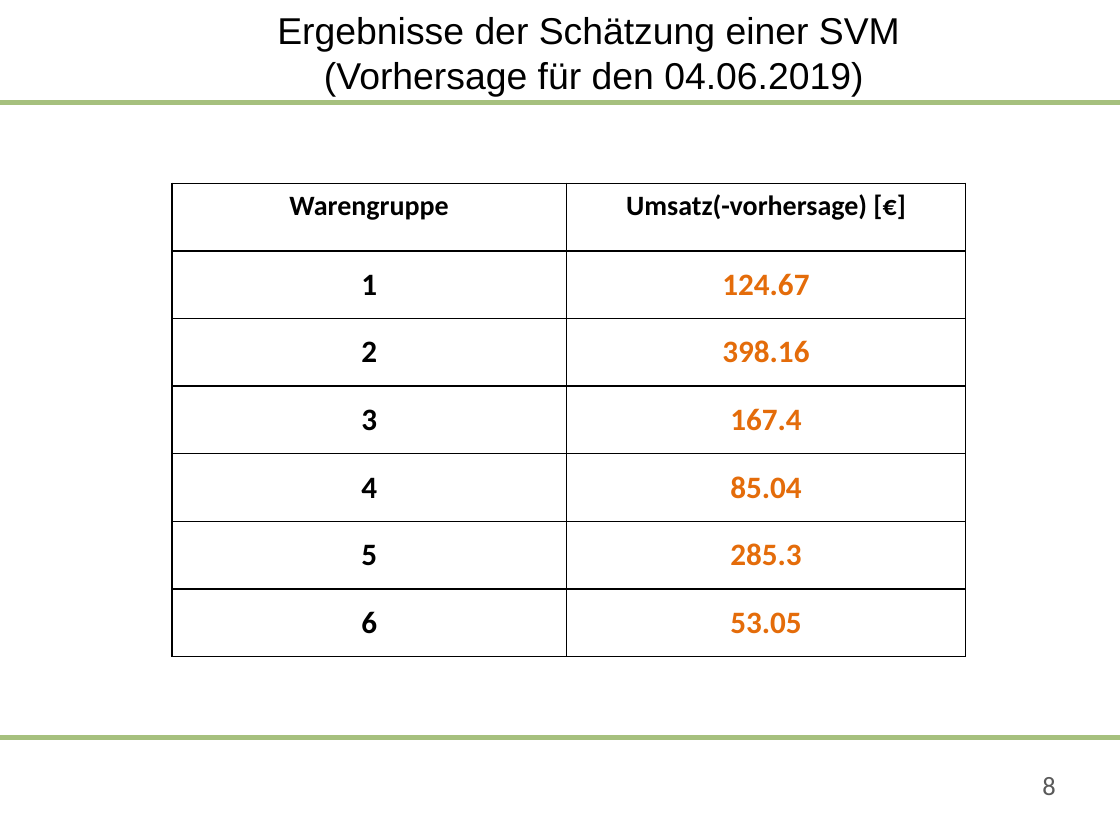
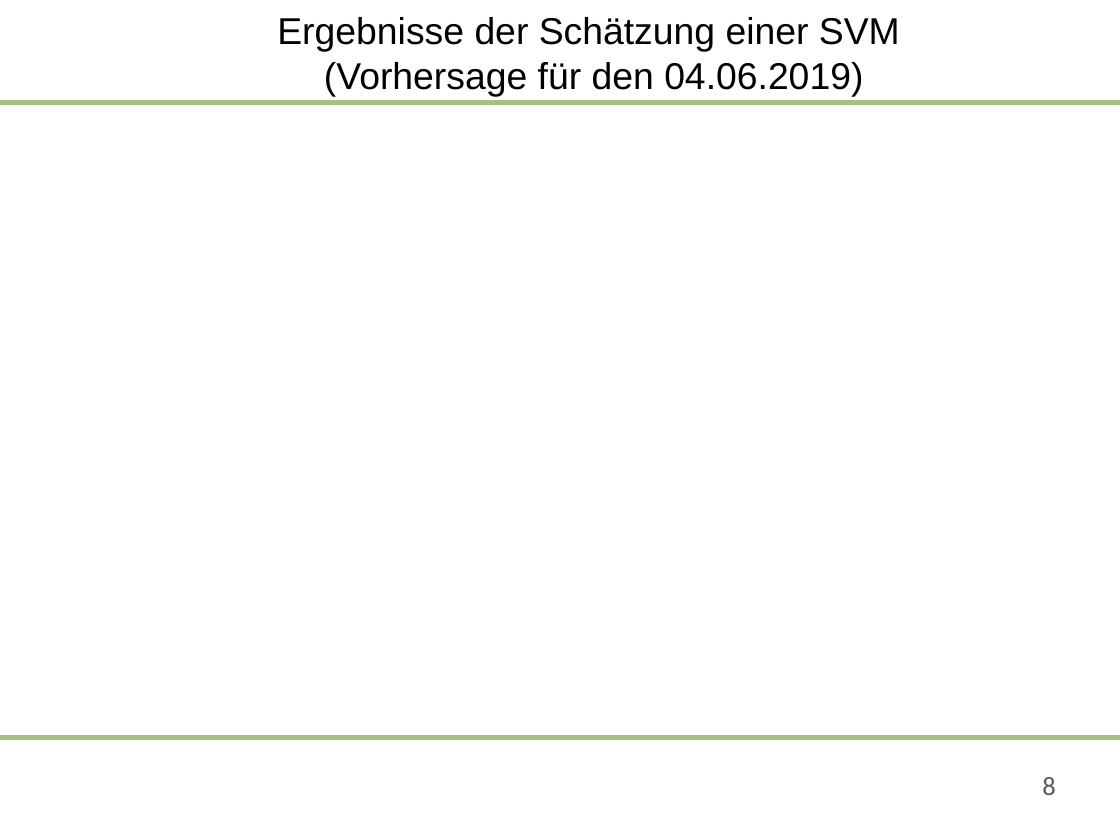
Before and after one commit to saludwig26/Data-science-Team-5-1, a slide deck: slide 8 of 09-06-2020-Präsentation_Team 5.pptx. Drawn at 1120x840 pixels with LibreOffice and Linux fonts; fonts in the diff are those of the drawing; background and template pictures are left out. Boxes give left, top, right and bottom in pixels: in the first picture for what was removed or moved away, otherwise in the second. Text is boxed around its words. In the diff, an @@ line names an element or a change of style, - is before the commit and + after.

```diff
--- a/09-06-2020-Präsentation_Team 5.pptx
+++ b/09-06-2020-Präsentation_Team 5.pptx
@@ table removed at bbox=[172, 184, 967, 657], 7 rows, 2 columns @@
-Warengruppe | Umsatz(-vorhersage) [€]
-1 | 124.67
-2 | 398.16
-3 | 167.4
-4 | 85.04
-5 | 285.3
-6 | 53.05
```
Also in this commit, not shown: 3 other slides changed.
